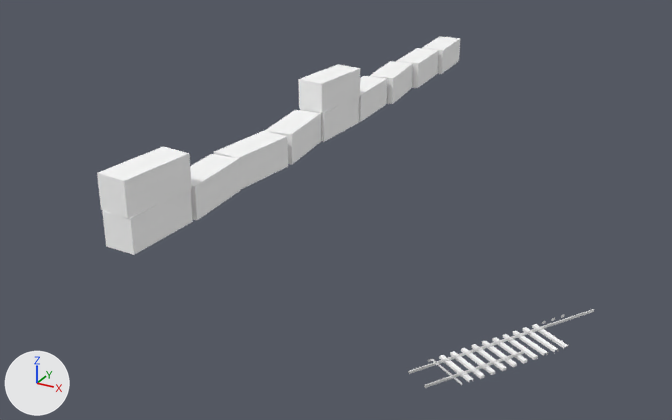
The glTF model cities/arlov-borggatan/pack/tiles/c-18_-9.glb, before and after one commit.
Rendered twice from a 50 mm camera at (-1009.3, -578.4, 27.1) aimed at (-1042.3, -518.4, -2.9). The lights are fixed; the arrows at lower left show +X, +Y and +Z. The first picture is the older version. Where no turn or scale is listed for an object, it has been applied to the vertices.

The scene before the commit, as lines of its bpy script (objects in view):
```python
me_sm_edge_containers__18__9 = bpy.data.meshes.new('SM_Edge_Containers_-18_-9')
me_sm_edge_containers__18__9.from_pydata(...)  # 88 vertices, 110 faces; spans x -1.6..1.6, y -28.3..28.3, z -2.6..2.6
# faces by material slot: [20, 10, 10, 20, 20, 30]
me_sm_edge_containers__18__9.materials.append(mat_m_container_orange_metal)  # white #ffffff
me_sm_edge_containers__18__9.materials.append(mat_m_container_grey_metal)  # white #ffffff
me_sm_edge_containers__18__9.materials.append(mat_m_container_blue_metal)  # white #ffffff
me_sm_edge_containers__18__9.materials.append(mat_m_container_rust_metal)  # white #ffffff
me_sm_edge_containers__18__9.materials.append(mat_m_container_green_metal)  # white #ffffff
me_sm_edge_containers__18__9.materials.append(mat_m_container_red_metal)  # white #ffffff
me_sm_rails__18__9 = bpy.data.meshes.new('SM_Rails_-18_-9')
me_sm_rails__18__9.from_pydata(...)  # 126 vertices, 128 faces; spans x -3.35..3.35, y -5.84..5.84, z -0.15..0.15
# faces by material slot: [26, 102]
me_sm_rails__18__9.materials.append(mat_m_railsteel_metal)  # white #ffffff
me_sm_rails__18__9.materials.append(mat_m_rail_sleeper_concrete)  # white #ffffff
ob_sm_edge_containers__18__9 = bpy.data.objects.new('SM_Edge_Containers_-18_-9', me_sm_edge_containers__18__9)
ob_sm_edge_containers__18__9.location = (-1048.2, -508.78, 2.59)
ob_sm_rails__18__9 = bpy.data.objects.new('SM_Rails_-18_-9', me_sm_rails__18__9)
ob_sm_rails__18__9.location = (-1022.2, -536.16, 0.22)
```
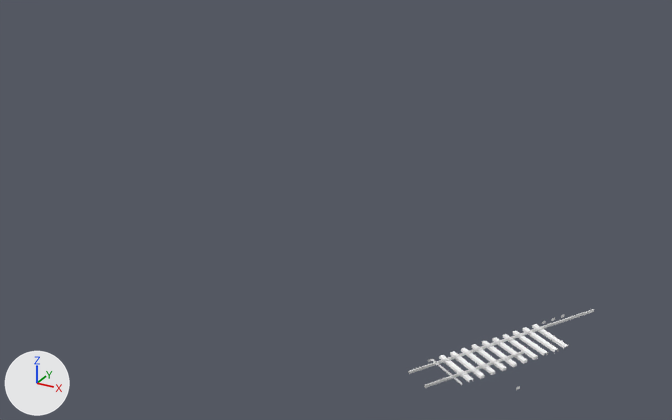
The change, as a list of edits to the scene's bpy script:
```text
Remove ob_sm_edge_containers__18__9:
    ob_sm_edge_containers__18__9 = bpy.data.objects.new('SM_Edge_Containers_-18_-9', me_sm_edge_containers__18__9)
    ob_sm_edge_containers__18__9.location = (-1048.2, -508.78, 2.59)
```

Where the change shows, as pixel boxes [x1, y1, x2, y2] in the pictures (672 x 420 px):
'SM_Edge_Containers_-18_-9', deleted
    before: [97, 36, 460, 255]
    faces in mat_m_container_orange_metal (white #ffffff): [97, 147, 193, 255]
    faces in mat_m_container_green_metal (white #ffffff): [298, 64, 360, 142]
    faces in mat_m_container_red_metal (white #ffffff): [359, 36, 460, 122]
    faces in mat_m_container_rust_metal (white #ffffff): [265, 61, 413, 164]
    faces in mat_m_container_grey_metal (white #ffffff): [190, 154, 241, 220]
